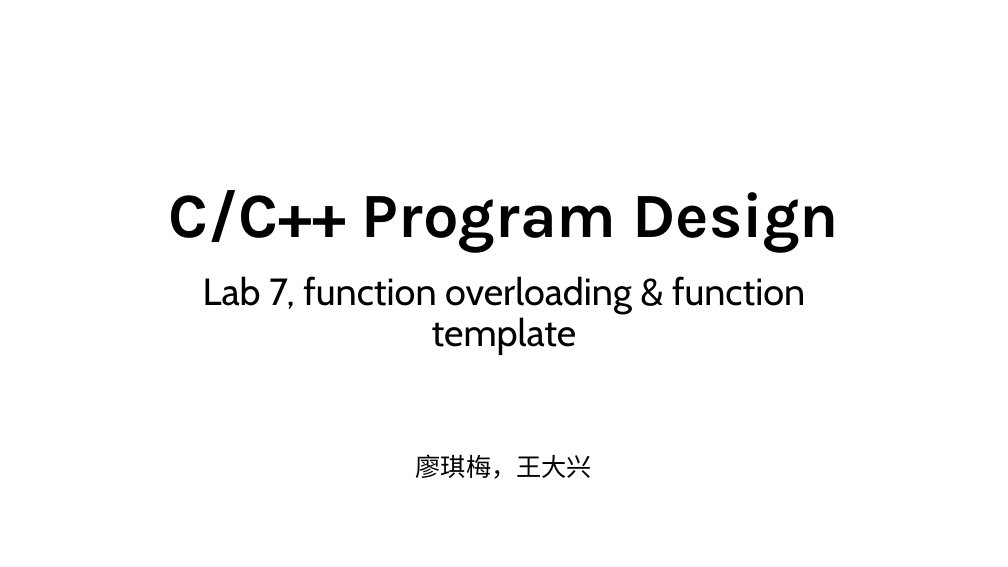
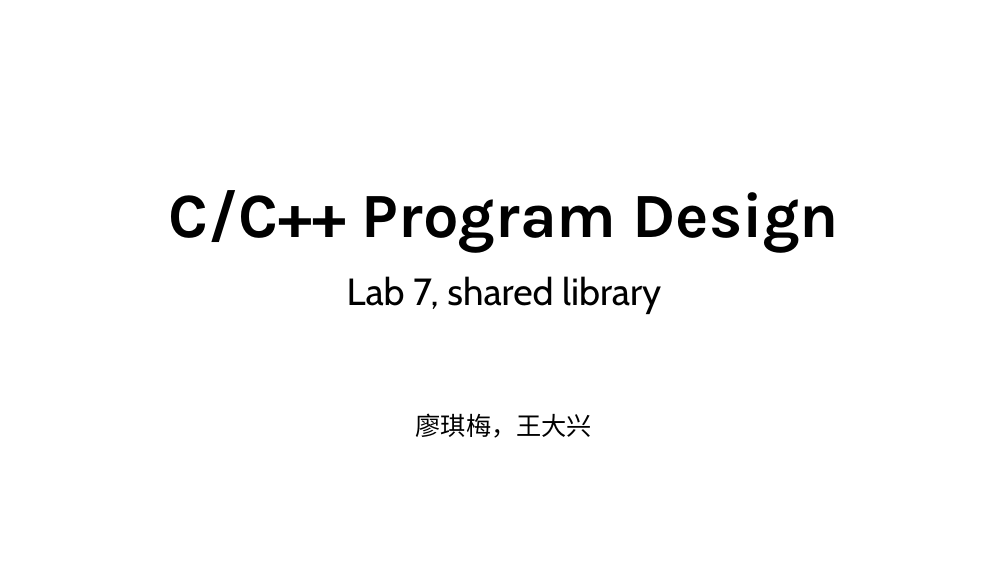
Before and after one commit to ShiqiYu/CPP, a slide deck: slide 1 of week07/Lab07.pptx. Drawn at 1008x567 pixels with LibreOffice and Linux fonts; fonts in the diff are those of the drawing; background and template pictures are left out. Boxes give left, top, right and bottom in pixels: in the first picture for what was removed or moved away, otherwise in the second. Text is boxed around its words. In the diff, an @@ line names an element or a change of style, - is before the commit and + after.

```diff
--- a/week07/Lab07.pptx
+++ b/week07/Lab07.pptx
@@ subtitle at [347,276,661,314]: text changed @@
-Lab 7, function overloading & function template
+Lab 7, shared library
```
Also in this commit, not shown: 3 other slides changed, 7 slides added, 17 slides removed, 5 other files.
